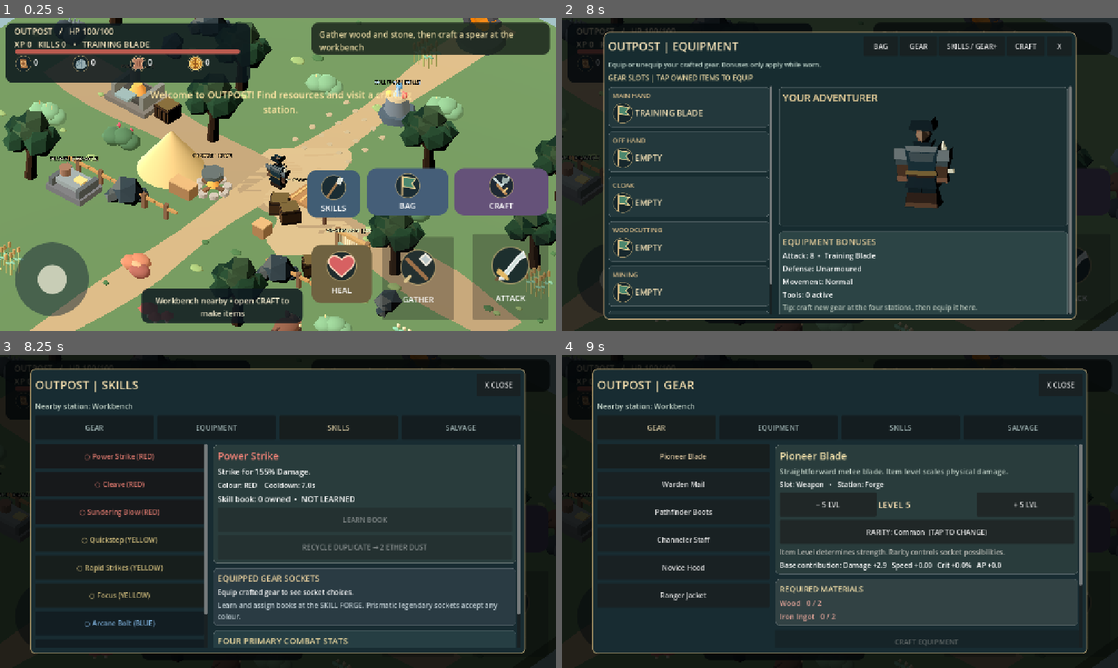
Above: before the commit, frames 1-4 (two rows, left to right).
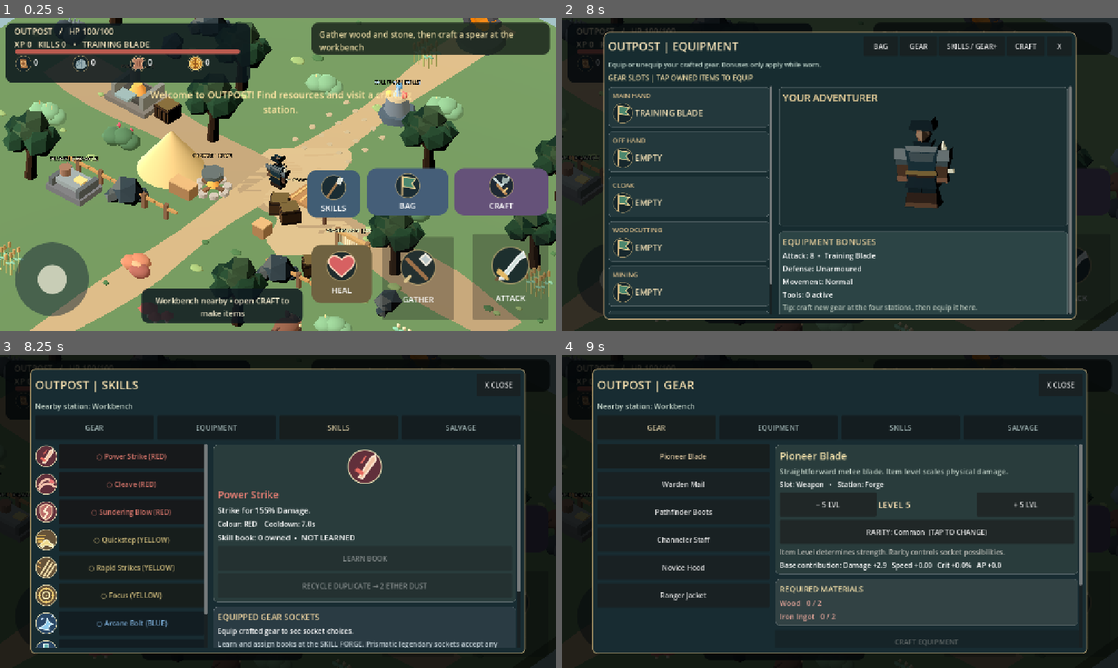
Above: after the commit, the same moments.

Repository: Smurfis/outpost-rpg
Game: Godot game, scene res://scenes/main.tscn
The game is run twice, just before and just after one commit, with the same random seed, the same clock (stepped at 60 frames per second) and the same inputs.
Inputs (mouse positions are in pixels of both pictures, inside the frame that each line leads up to):
- Up to frame 1 (0.25 s): no input
- Up to frame 2 (8 s): tap Enter at 0.5 s; move the mouse to (962, 158) at 0.52 s; hold D (outpost_right) 0.53-1.25 s; hold Q (outpost_ability) 0.53-1.25 s; click (962, 158) at 0.67 s; tap Space at 0.77 s; drag from (728, 190) to (812, 237) at 1.27 s; move the mouse to (895, 105) at 2.02 s; hold D (outpost_right) 2.03-2.75 s; hold B (outpost_bag) 2.03-2.75 s; click (895, 105) at 2.17 s; click "CRAFT" at 2.75 s; click "BAG" at 3.5 s; click "HEAL" at 4.25 s; click "SKILLS" at 5 s; click "BAG" at 5.75 s; click "GEAR" at 6.5 s; drag from (812, 237) to (673, 127) at 7.27 s
- Up to frame 3 (8.25 s): click "SKILLS / GEAR+" at 8 s
- Up to frame 4 (9 s): click "GEAR" at 8.75 s

Frames 1-2 are identical in both runs. In frame 3, 9.2% of the frame differs, in the area x 6-94%, y 28-94%; in frame 4, nothing differs.

Commit message:
ui(skills): distinctive original skill icons and active-skill casting

Diff:
--- a/scripts/progression/progression_ui.gd
+++ b/scripts/progression/progression_ui.gd
@@ -27,7 +27,7 @@
 	game = ref
 
 func _ready() -> void:
-	layer = 12
+	layer = 26
 	root = Control.new()
 	root.name = "ProgressionOverlay"
 	root.mouse_filter = Control.MOUSE_FILTER_STOP
@@ -293,12 +293,27 @@
 		var color_name: String = str(skill.get("family", ""))
 		var owned: bool = bool(game.learned_skills.get(id, false))
 		var caption: String = ("%s %s " % ["✓" if owned else "○", str(skill.get("name", id))]) + "(" + color_name.to_upper() + ")"
-		listing.add_child(_button(caption, _select_skill.bind(id), false, COLORS.get(color_name, Color.WHITE)))
+		var entry_line := HBoxContainer.new()
+		listing.add_child(entry_line)
+		var image := TextureRect.new()
+		image.texture = load("res://assets/icons/skills/" + id + ".svg") as Texture2D
+		image.custom_minimum_size = Vector2(51, 51)
+		image.expand_mode = TextureRect.EXPAND_IGNORE_SIZE
+		image.stretch_mode = TextureRect.STRETCH_KEEP_ASPECT_CENTERED
+		image.mouse_filter = Control.MOUSE_FILTER_IGNORE
+		entry_line.add_child(image)
+		entry_line.add_child(_button(caption, _select_skill.bind(id), false, COLORS.get(color_name, Color.WHITE)))
 	var skill: Dictionary = SKILLS.definition(selected_skill)
 	if skill.is_empty():
 		return
 	var card := _panel(details)
 	var family: String = str(skill.get("family", ""))
+	var large_icon := TextureRect.new()
+	large_icon.texture = load("res://assets/icons/skills/" + selected_skill + ".svg") as Texture2D
+	large_icon.custom_minimum_size = Vector2(82, 82)
+	large_icon.expand_mode = TextureRect.EXPAND_IGNORE_SIZE
+	large_icon.stretch_mode = TextureRect.STRETCH_KEEP_ASPECT_CENTERED
+	card.add_child(large_icon)
 	card.add_child(_text(str(skill.get("name", "")), 23, COLORS.get(family, Color.WHITE)))
 	card.add_child(_text(str(skill.get("desc", "")), 18))
 	card.add_child(_text("Colour: %s    Cooldown: %.1fs" % [family.to_upper(), float(skill.get("cooldown", 0))], 16))
@@ -352,7 +367,8 @@
 
 func _cast() -> void:
 	close_page()
-	game.cast_skill()
+	if not game.cast_skill(selected_skill):
+		game.cast_skill()
 
 func _render_salvage() -> void:
 	var protected_count: int = 0
